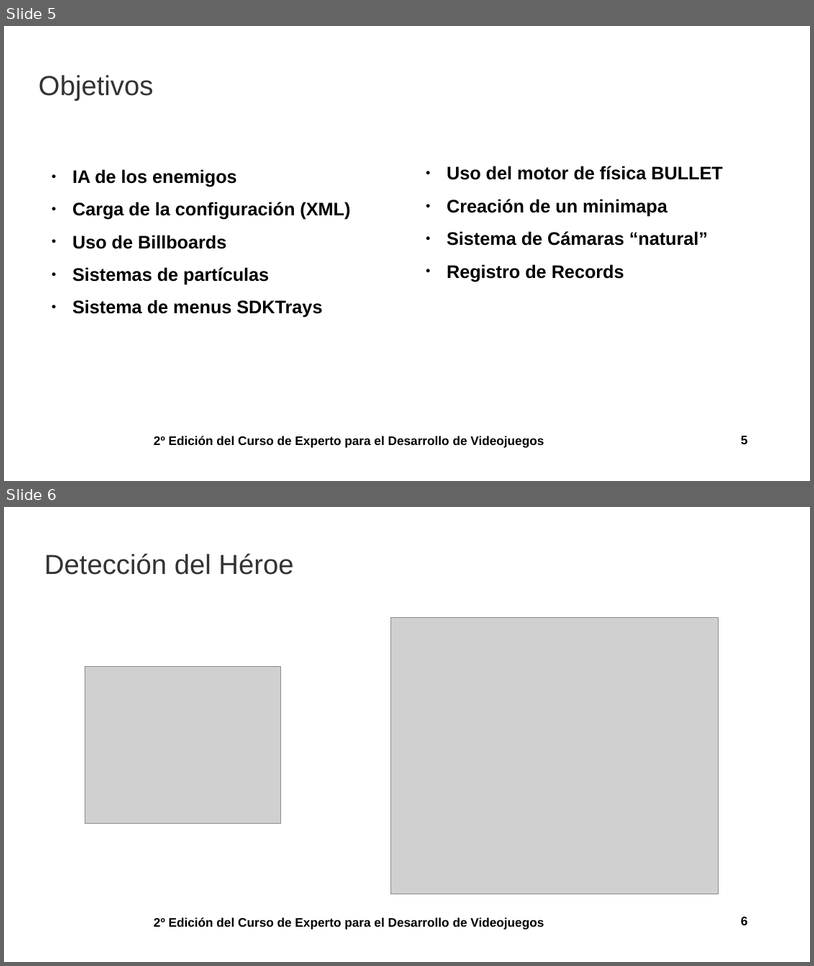
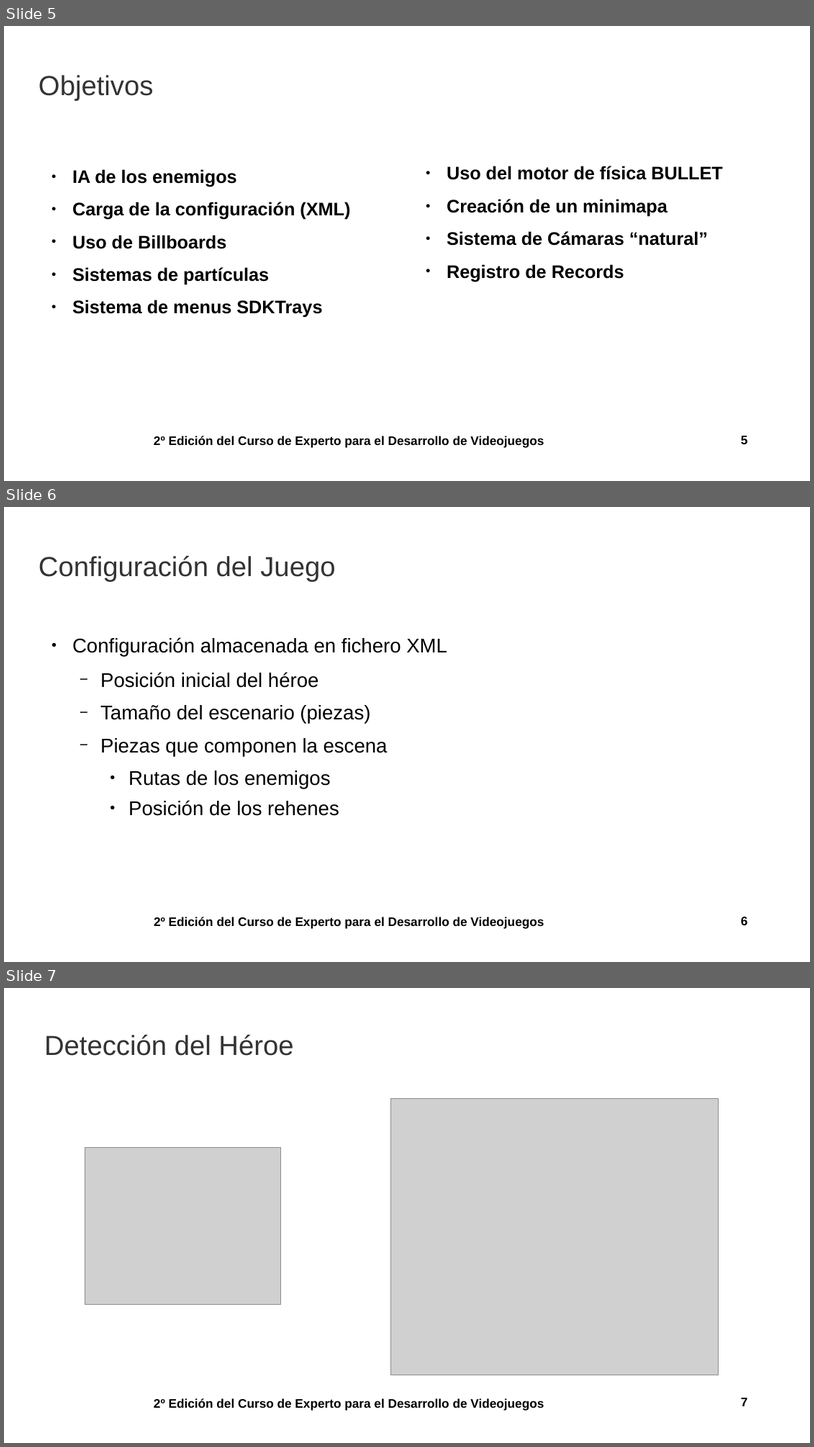
Before and after one commit to bievis/cedv-grupo4, a slide deck: ransom/doc/Presentacion/Presentacion.odp. Shown one above the other, each under a label of ours: slides 5 and 6 before the commit, slides 5, 6 and 7 after it. The pictures are 814x966 and 814x1447 pixels, drawn with LibreOffice and Linux fonts; fonts in the diff are those of the drawing; grey boxes stand for pictures; background and template pictures are left out. Boxes give left, top, right and bottom in pixels: in the first picture for what was removed or moved away, otherwise in the second. Text is boxed around its words. In the diff, an @@ line names an element or a change of style, - is before the commit and + after.

Commit message:
Nueva diapositiva con la configuración.

```diff
--- a/ransom/doc/Presentacion/Presentacion.odp
+++ b/ransom/doc/Presentacion/Presentacion.odp
@@ slide 6 added at [4, 507, 810, 962], background picture (left out) @@
@@ title added at [39, 556, 335, 582], 33.3 pt, text #333333 @@
+Configuración del Juego
@@ text added at [72, 637, 448, 816], 24 pt, text #000000 @@
+● Configuración almacenada en fichero XML
+  − Posición inicial del héroe
+  − Tamaño del escenario (piezas)
+  − Piezas que componen la escena
+    ● Rutas de los enemigos
+    ● Posición de los rehenes
@@ text added at [154, 917, 544, 929], 15 pt, text #000000, bold @@
+2º Edición del Curso de Experto para el Desarrollo de Videojuegos
@@ page number added at [741, 917, 748, 925], 15 pt, text #000000, bold @@
+6
@@ what was slide 6 is now slide 7 @@
@@ page number at [741, 1398, 748, 1406]: text changed @@
-6
+7
```
Also in this commit, not shown: 4 slides changed, 1 other file.
